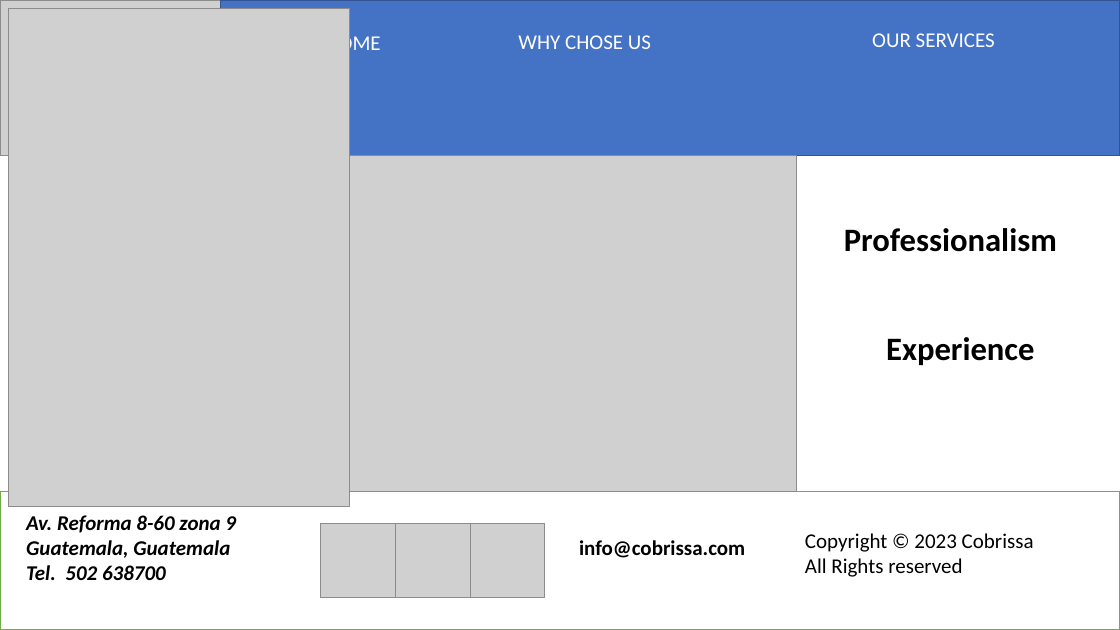
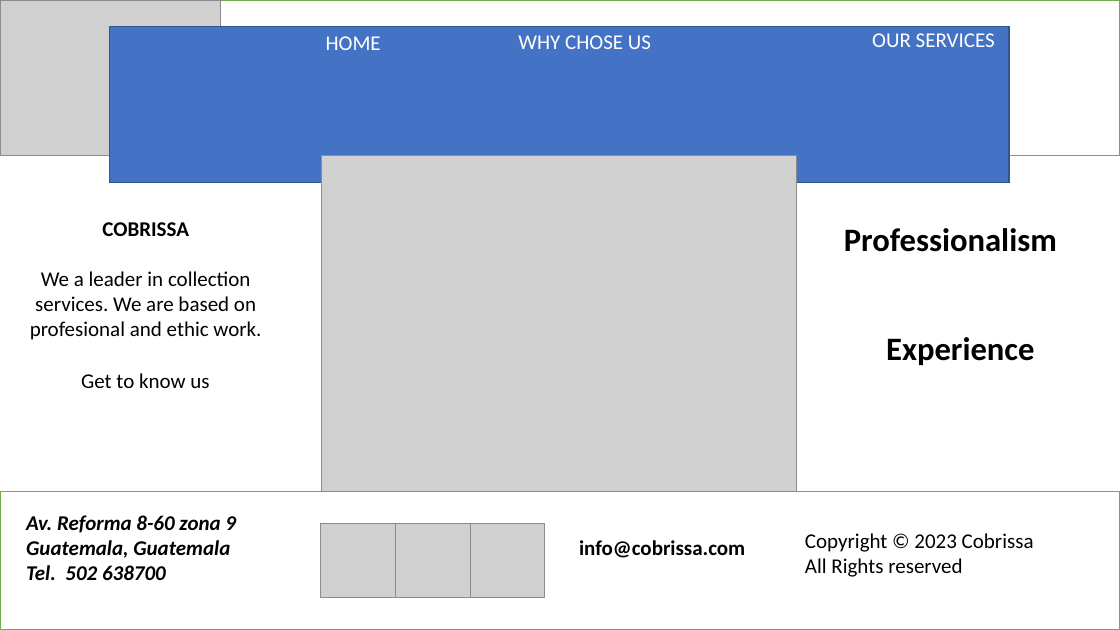
Before and after one commit to Alromave/cobrissa-site, a slide deck: slide 1 of images/wireframe.pptx. Drawn at 1120x630 pixels with LibreOffice and Linux fonts; fonts in the diff are those of the drawing; grey boxes stand for pictures; background and template pictures are left out. Boxes give left, top, right and bottom in pixels: in the first picture for what was removed or moved away, otherwise in the second. Text is boxed around its words. In the diff, an @@ line names an element or a change of style, - is before the commit and + after.

```diff
--- a/images/wireframe.pptx
+++ b/images/wireframe.pptx
@@ picture removed at bbox=[8, 8, 350, 507] @@
@@ rectangle: place and size @@
-rectangle at bbox=[220, 0, 1120, 156]
+rectangle at bbox=[109, 27, 1009, 183]
@@ text added at bbox=[30, 222, 261, 340], 18 pt, text #000000 @@
+COBRISSA
+We a leader in collection services. We are based on profesional and ethic work.
@@ text added at bbox=[61, 387, 264, 421], 18 pt, text #FFFFFF @@
+HOME
@@ text added at bbox=[81, 373, 209, 388], 18 pt, text #000000 @@
+Get to know us
```
Also in this commit, not shown: 23 other files.
